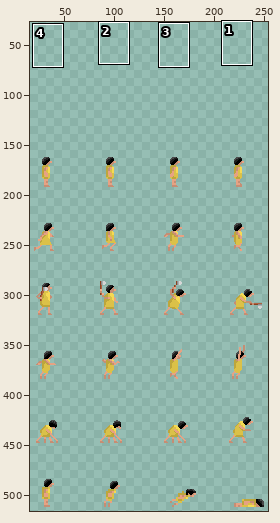
Edited in one commit: sprite sheet (data/guy.png). The first picture is a wide view before the edit; the outline marks the close-up.
Close-up. The starting point:
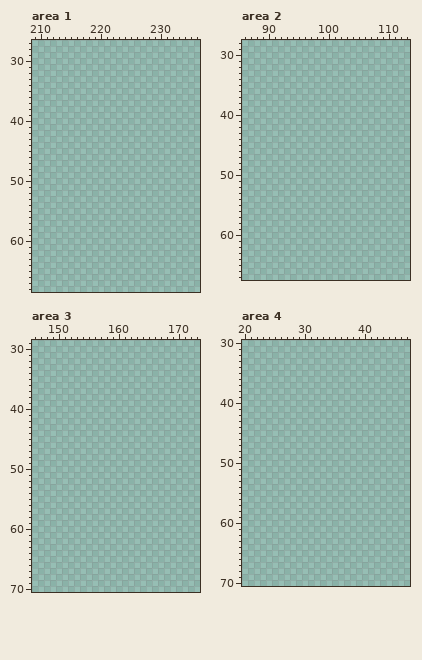
The file is 256x576 pixels. Shown: area 1: x 209..236, y 27..68; area 2: x 86..113, y 28..67; area 3: x 146..173, y 29..70; area 4: x 20..47, y 30..70. The old version is drawn lined up with the new one. The wide view leaves out empty margins. The commit also changed other parts of the picture, which this record leaves out.
Once edited:
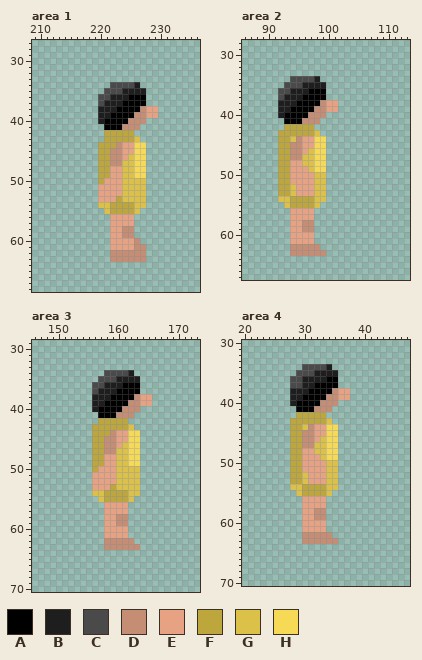
Palette (. is transparent): A #000000  B #1e1e1e  C #4a4a4a  D #c58e74  E #e7a283  F #bda63c  G #dbc148  H #f6d954
Diff:
whole drawing moved by +0,+128 (the old picture is shown already moved)
--- area 1
@@ x 218..231 @@
 33 ..............
-34 ..............
-35 ..............
-36 ..............
-37 ..............
-38 ..............
-39 ..............
-40 ..............
-41 ..............
-42 ..............
-43 ..............
-44 ..............
-45 ..............
-46 ..............
-47 ..............
-48 ..............
-49 ..............
-50 ..............
-51 ..............
-52 ..............
-53 ..............
-54 ..............
-55 ..............
-56 ..............
-57 ..............
-58 ..............
-59 ..............
-60 ..............
-61 ..............
-62 ..............
-63 ..............
+34 ....CCCCB.....
+35 ...CCCBBBB....
+36 ..CCBBBAAA....
+37 ..CBBBAAAA....
+38 ..BBBAAAADEE..
+39 ..BBAAAADDEE..
+40 ..BAAAADDD....
+41 ...AAADDD.....
+42 ...FFFFF......
+43 ...FFFFFG.....
+44 ..FFFDEEHH....
+45 ..FFDDEEHH....
+46 ..FFDDEGHH....
+47 ..FFDDGGHH....
+48 ..FFEEGGHH....
+49 ..FFEEGGHH....
+50 ..FEEEGGGG....
+51 ..EEEEGGGG....
+52 ..EEEEGGGG....
+53 ..EEEFGGGG....
+54 ..GGFFFFGG....
+55 ...GFFFFG.....
+56 ....EEEE......
+57 ....EEEE......
+58 ....EEDD......
+59 ....EEDD......
+60 ....EEEED.....
+61 ....EEEEDD....
+62 ....DDDDDD....
+63 ....DDDDDD....
 64 ..............
--- area 2
@@ x 90..103 @@
 33 ..............
-34 ..............
-35 ..............
-36 ..............
-37 ..............
-38 ..............
-39 ..............
-40 ..............
-41 ..............
-42 ..............
-43 ..............
-44 ..............
-45 ..............
-46 ..............
-47 ..............
-48 ..............
-49 ..............
-50 ..............
-51 ..............
-52 ..............
-53 ..............
-54 ..............
-55 ..............
-56 ..............
-57 ..............
-58 ..............
-59 ..............
-60 ..............
-61 ..............
-62 ..............
-63 ..............
+34 ....CCCCB.....
+35 ...CCCBBBB....
+36 ..CCBBBAAA....
+37 ..CBBBAAAA....
+38 ..BBBAAAADEE..
+39 ..BBAAAADDEE..
+40 ..BAAAADDD....
+41 ...AAADDD.....
+42 ...FFFFF......
+43 ..FFFFFFG.....
+44 ..FFGDEEHH....
+45 ..FFDDEEHH....
+46 ..FFDDEGHH....
+47 ..FFDDGGHH....
+48 ..FFEEGGHH....
+49 ..FFEEEGHH....
+50 ..FFEEEEGG....
+51 ..FFEEEEGG....
+52 ..FFGEEEGG....
+53 ..FFGEEEGG....
+54 ..GGFFFFGG....
+55 ...GFFFFG.....
+56 ....EEEE......
+57 ....EEEE......
+58 ....EEDD......
+59 ....EEDD......
+60 ....EEEE......
+61 ....EEEE......
+62 ....DDDDD.....
+63 ....DDDDDD....
 64 ..............
--- area 3
@@ x 154..167 @@
 33 ..............
-34 ..............
-35 ..............
-36 ..............
-37 ..............
-38 ..............
-39 ..............
-40 ..............
-41 ..............
-42 ..............
-43 ..............
-44 ..............
-45 ..............
-46 ..............
-47 ..............
-48 ..............
-49 ..............
-50 ..............
-51 ..............
-52 ..............
-53 ..............
-54 ..............
-55 ..............
-56 ..............
-57 ..............
-58 ..............
-59 ..............
-60 ..............
-61 ..............
-62 ..............
-63 ..............
+34 ....CCCCB.....
+35 ...CCCBBBB....
+36 ..CCBBBAAA....
+37 ..CBBBAAAA....
+38 ..BBBAAAADEE..
+39 ..BBAAAADDEE..
+40 ..BAAAADDD....
+41 ...AAADDD.....
+42 ...FFFFF......
+43 ..FFFFFFG.....
+44 ..FFFDEEHH....
+45 ..FFDDEEHH....
+46 ..FFDDEGHH....
+47 ..FFDDGGHH....
+48 ..FFEEGGHH....
+49 ..FFEEGGHH....
+50 ..FEEEGGGG....
+51 ..EEEEGGGG....
+52 ..EEEEGGGG....
+53 ..EEEFGGGG....
+54 ..GGFFFFGG....
+55 ...GFFFFG.....
+56 ....EEEE......
+57 ....EEEE......
+58 ....EEDD......
+59 ....EEDD......
+60 ....EEEE......
+61 ....EEEE......
+62 ....DDDDD.....
+63 ....DDDDDD....
 64 ..............
--- area 4
@@ x 26..39 @@
 33 ..............
-34 ..............
-35 ..............
-36 ..............
-37 ..............
-38 ..............
-39 ..............
-40 ..............
-41 ..............
-42 ..............
-43 ..............
-44 ..............
-45 ..............
-46 ..............
-47 ..............
-48 ..............
-49 ..............
-50 ..............
-51 ..............
-52 ..............
-53 ..............
-54 ..............
-55 ..............
-56 ..............
-57 ..............
-58 ..............
-59 ..............
-60 ..............
-61 ..............
-62 ..............
-63 ..............
+34 ....CCCCB.....
+35 ...CCCBBBB....
+36 ..CCBBBBAA....
+37 ..CCBBAAAA....
+38 ..BBBAAAADEE..
+39 ..BBAAAADDEE..
+40 ..BAAAADDD....
+41 ...AAADDD.....
+42 ...FFFFF......
+43 ..FFFFFFG.....
+44 ..FFGDEEHH....
+45 ..FFDDEEHH....
+46 ..FFDDEGHH....
+47 ..FFDDGGHH....
+48 ..FFEEGGHH....
+49 ..FFEEEGHH....
+50 ..FFEEEEGG....
+51 ..FFEEEEGG....
+52 ..FFGEEEGG....
+53 ..FFGEEEGG....
+54 ..GGFFFFGG....
+55 ...GFFFFG.....
+56 ....EEEE......
+57 ....EEEE......
+58 ....EEDD......
+59 ....EEDD......
+60 ....EEEE......
+61 ....EEEE......
+62 ....DDDDD.....
+63 ....DDDDDD....
 64 ..............
Boxes around the changes in both close-ups, in picture pixels (x1, y1, x2, y2):
added: (98, 82, 158, 262)
added: (278, 76, 338, 256)
added: (92, 370, 152, 550)
added: (290, 364, 350, 544)
